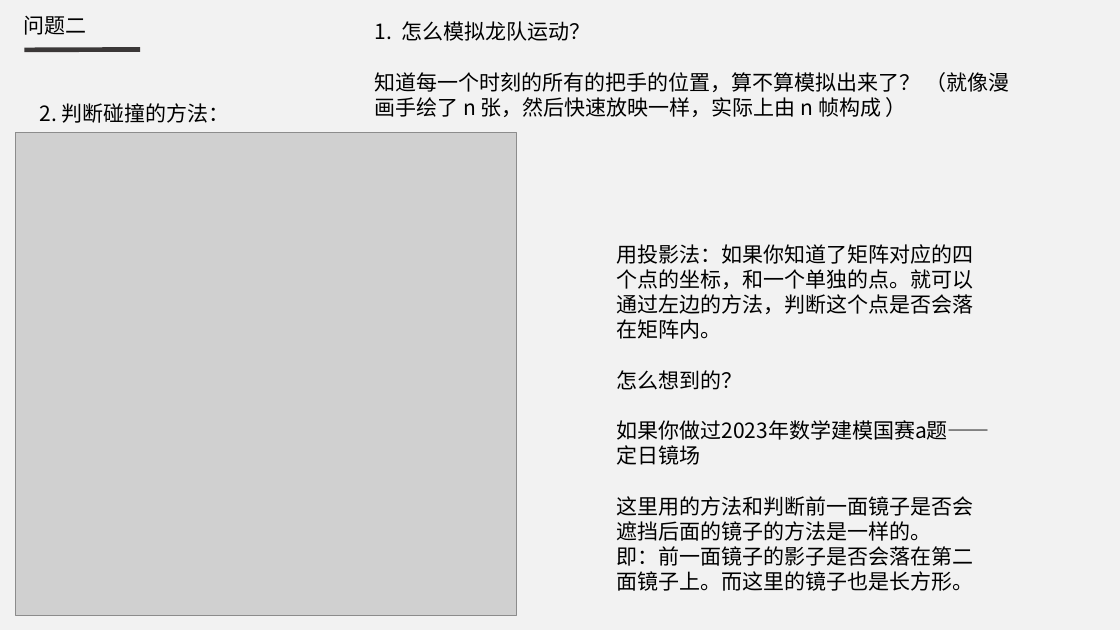
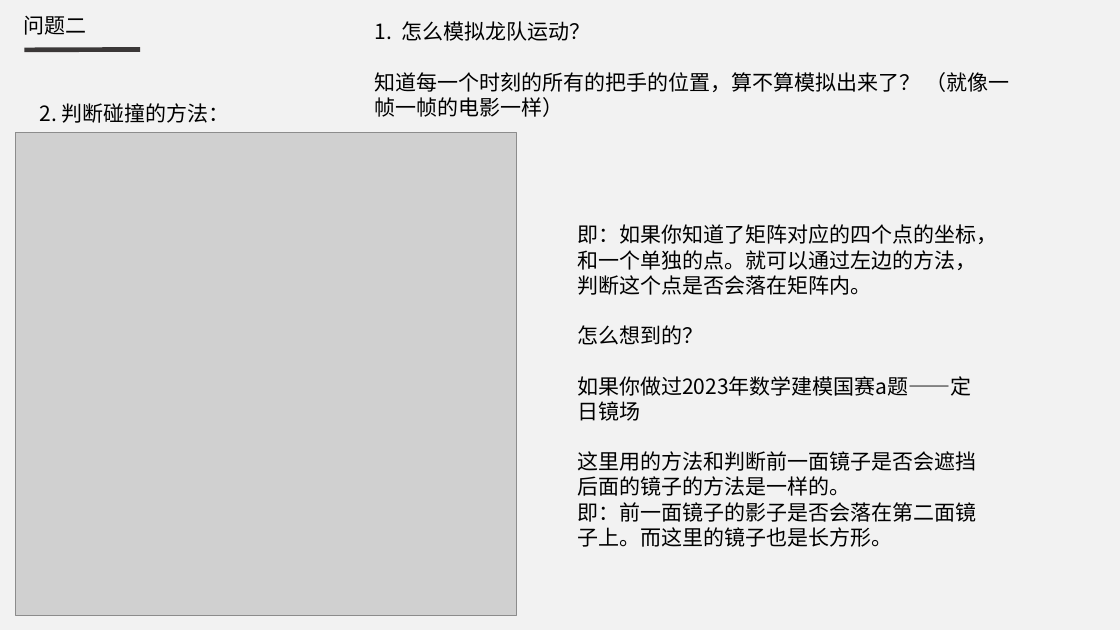
Before and after one commit to tanrun0/school_homework_code, a slide deck: slide 10 of 大数据导论/2024年国赛A题/2024国赛A题.pptx. Drawn at 1120x630 pixels with LibreOffice and Linux fonts; fonts in the diff are those of the drawing; grey boxes stand for pictures. Boxes give left, top, right and bottom in pixels: in the first picture for what was removed or moved away, otherwise in the second. Text is boxed around its words. In the diff, an @@ line names an element or a change of style, - is before the commit and + after.

```diff
--- a/大数据导论/2024年国赛A题/2024国赛A题.pptx
+++ b/大数据导论/2024年国赛A题/2024国赛A题.pptx
@@ text at (375, 72, 1009, 117): text changed @@
-知道每一个时刻的所有的把手的位置，算不算模拟出来了？ （就像漫画手绘了 n 张，然后快速放映一样，实际上由 n 帧构成 ）
+知道每一个时刻的所有的把手的位置，算不算模拟出来了？ （就像一帧一帧的电影一样）
@@ text "即：如果你知道了矩阵对应的四个点的坐标，和一个单独的点。就可以通过左边的方法，判断这个点是否会落在矩阵内。": place and size @@
-text "即：如果你知道了矩阵对应的四个点的坐标，和一个单独的点。就可以通过左边的方法，判断这个点是否会落在矩阵内。" at (617, 244, 990, 591)
+text "即：如果你知道了矩阵对应的四个点的坐标，和一个单独的点。就可以通过左边的方法，判断这个点是否会落在矩阵内。" at (577, 224, 997, 547)
@@ text at (577, 224, 997, 295): text changed @@
-用投影法：如果你知道了矩阵对应的四个点的坐标，和一个单独的点。就可以通过左边的方法，判断这个点是否会落在矩阵内。
+即：如果你知道了矩阵对应的四个点的坐标，和一个单独的点。就可以通过左边的方法，判断这个点是否会落在矩阵内。
```
Also in this commit, not shown: 9 other slides changed.
